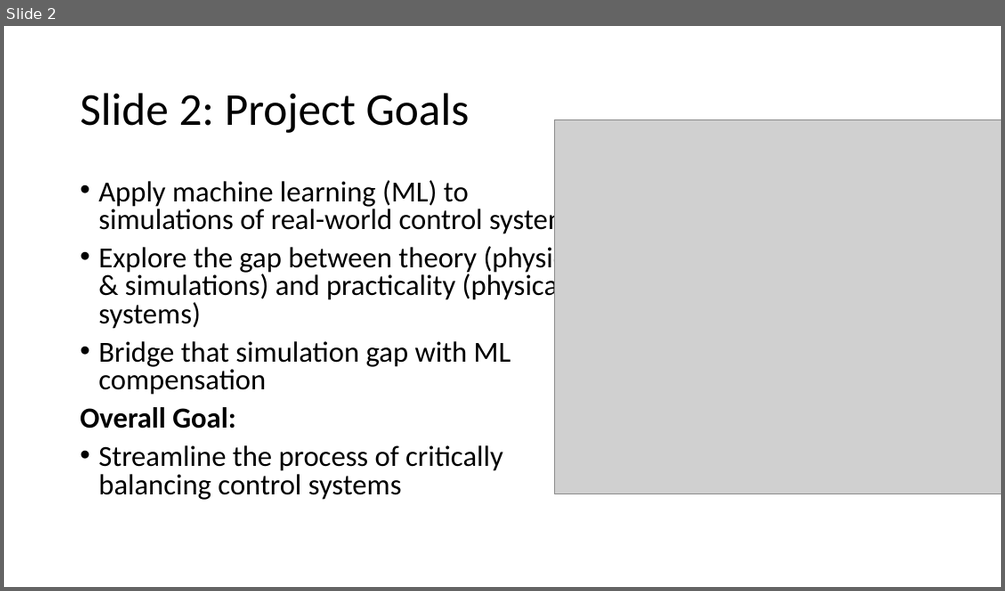
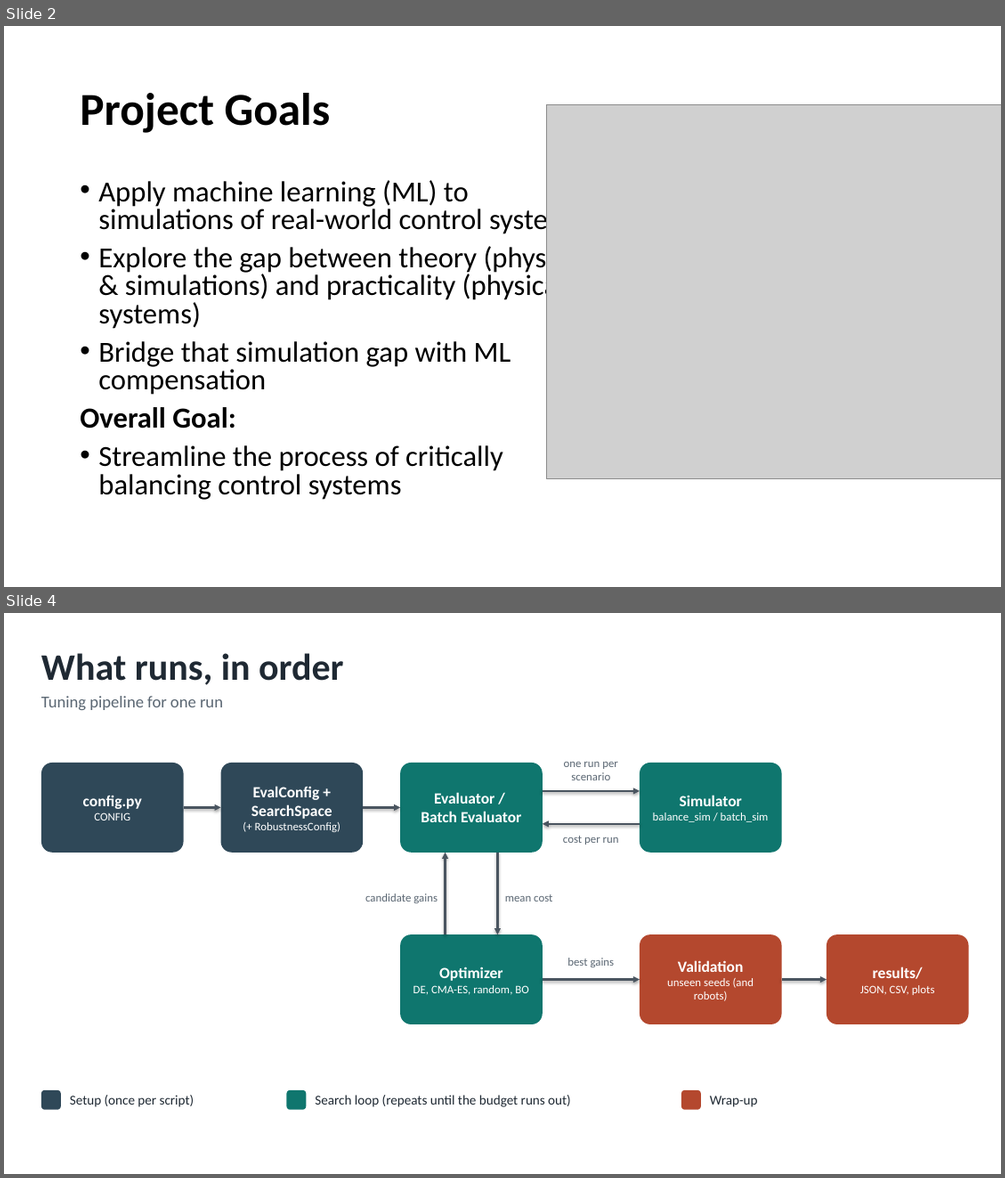
Before and after one commit to evandm4/engr-10301h-balancing-robot, a slide deck: docs/Evan Moore Progress Update.pptx. Shown one above the other, each under a label of ours: slide 2 before the commit, slides 2 and 4 after it; the slides between them are not shown. The pictures are 1005x591 and 1005x1178 pixels, drawn with LibreOffice and Linux fonts; fonts in the diff are those of the drawing; grey boxes stand for pictures. Boxes give left, top, right and bottom in pixels: in the first picture for what was removed or moved away, otherwise in the second. Text is boxed around its words. In the diff, an @@ line names an element or a change of style, - is before the commit and + after.

Commit message:
New config settings for a different simulation situation.

```diff
--- a/docs/Evan Moore Progress Update.pptx
+++ b/docs/Evan Moore Progress Update.pptx
@@ slide 4 added at (x1=4, y1=613, x2=1001, y2=1174), background #FFFFFF @@
@@ text added at (x1=41, y1=653, x2=344, y2=685), 36 pt, text #1F2933, bold @@
+What runs, in order
@@ text added at (x1=41, y1=696, x2=223, y2=710), 16 pt, text #5B6773 @@
+Tuning pipeline for one run
@@ rounded rectangle added at (x1=41, y1=763, x2=184, y2=852), fill #2F4858, 15 pt, text #FFFFFF, bold @@
+config.py
+CONFIG
@@ rounded rectangle added at (x1=221, y1=763, x2=363, y2=852), fill #2F4858, 15 pt, text #FFFFFF, bold @@
+EvalConfig + SearchSpace
+(+ RobustnessConfig)
@@ rounded rectangle added at (x1=400, y1=763, x2=542, y2=852), fill #0F766E, 15 pt, text #FFFFFF, bold @@
+Evaluator /
+Batch Evaluator
@@ text added at (x1=564, y1=762, x2=618, y2=780), 11 pt, text #5B6773 @@
+one run per
+scenario
@@ rounded rectangle added at (x1=639, y1=763, x2=782, y2=852), fill #0F766E, 11 pt, text #FFFFFF @@
+Simulator
+balance_sim / batch_sim
@@ arrow added from (542, 791) to (639, 791), #4A5560 2 pt @@
@@ arrow added from (184, 807) to (221, 807), #4A5560 2 pt @@
@@ arrow added from (363, 807) to (400, 807), #4A5560 2 pt @@
@@ arrow added from (639, 824) to (542, 824), #4A5560 2 pt @@
@@ arrow added from (445, 934) to (445, 852), #4A5560 2 pt @@
@@ arrow added from (498, 852) to (498, 934), #4A5560 2 pt @@
@@ text added at (x1=563, y1=835, x2=619, y2=844), 11 pt, text #5B6773 @@
+cost per run
@@ text added at (x1=365, y1=893, x2=437, y2=903), 11 pt, text #5B6773 @@
+candidate gains
@@ text added at (x1=505, y1=894, x2=552, y2=901), 11 pt, text #5B6773 @@
+mean cost
@@ rounded rectangle added at (x1=400, y1=934, x2=542, y2=1024), fill #0F766E, 11 pt, text #FFFFFF @@
+Optimizer
+DE, CMA-ES, random, BO
@@ text added at (x1=567, y1=957, x2=615, y2=967), 11 pt, text #5B6773 @@
+best gains
@@ rounded rectangle added at (x1=639, y1=934, x2=782, y2=1024), fill #B4482E, 11 pt, text #FFFFFF @@
+Validation
+unseen seeds (and robots)
@@ rounded rectangle added at (x1=826, y1=934, x2=969, y2=1024), fill #B4482E, 11 pt, text #FFFFFF @@
+results/
+JSON, CSV, plots
@@ arrow added from (542, 980) to (639, 980), #4A5560 2 pt @@
@@ arrow added from (782, 980) to (826, 980), #4A5560 2 pt @@
@@ rounded rectangle added at (x1=41, y1=1090, x2=61, y2=1110), fill #2F4858 @@
@@ rounded rectangle added at (x1=287, y1=1090, x2=306, y2=1110), fill #0F766E @@
@@ rounded rectangle added at (x1=681, y1=1090, x2=701, y2=1110), fill #B4482E @@
@@ text added at (x1=70, y1=1094, x2=194, y2=1107), 13 pt, text #1F2933 @@
+Setup (once per script)
@@ text added at (x1=315, y1=1094, x2=571, y2=1107), 13 pt, text #1F2933 @@
+Search loop (repeats until the budget runs out)
@@ text added at (x1=710, y1=1095, x2=758, y2=1107), 13 pt, text #1F2933 @@
+Wrap-up
@@ slide 2 changed as well @@
@@ title at (x1=80, y1=93, x2=331, y2=133): text changed; bold on @@
-Slide 2: Project Goals
+Project Goals
@@ picture resized from (x1=555, y1=119, x2=1001, y2=493) to (x1=546, y1=104, x2=1001, y2=478) @@
```
Also in this commit, not shown: 5 other slides changed, 2 other slides added, 1 slide removed, 13 other files.
